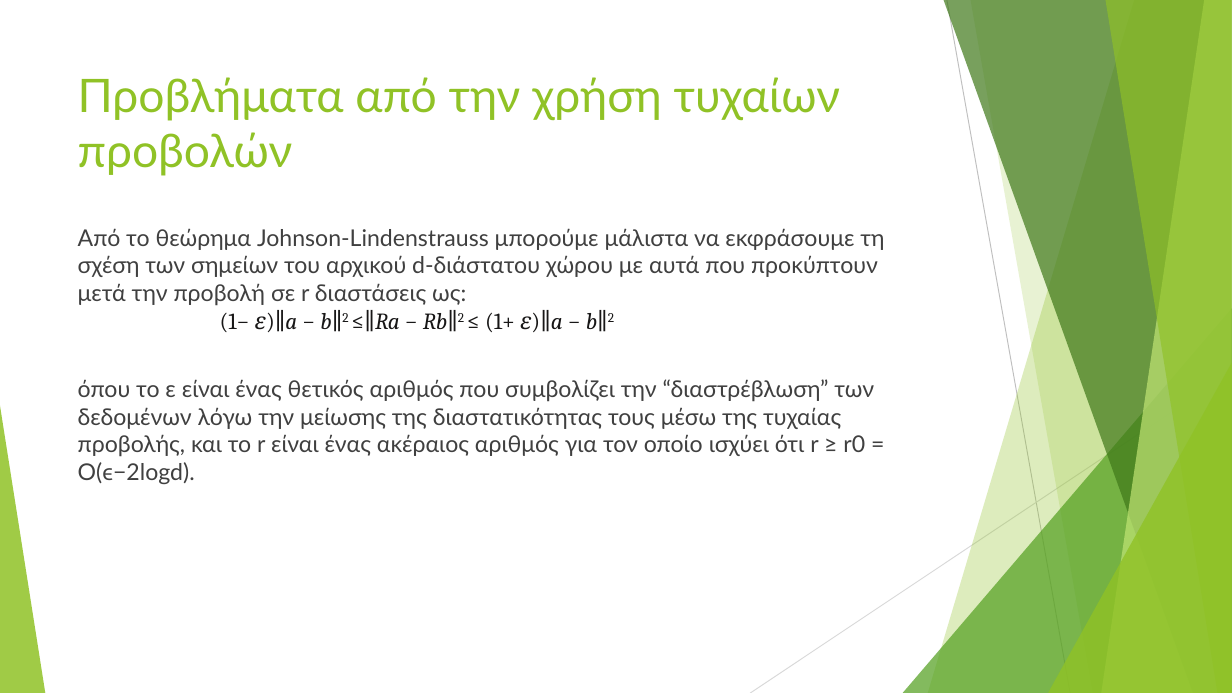
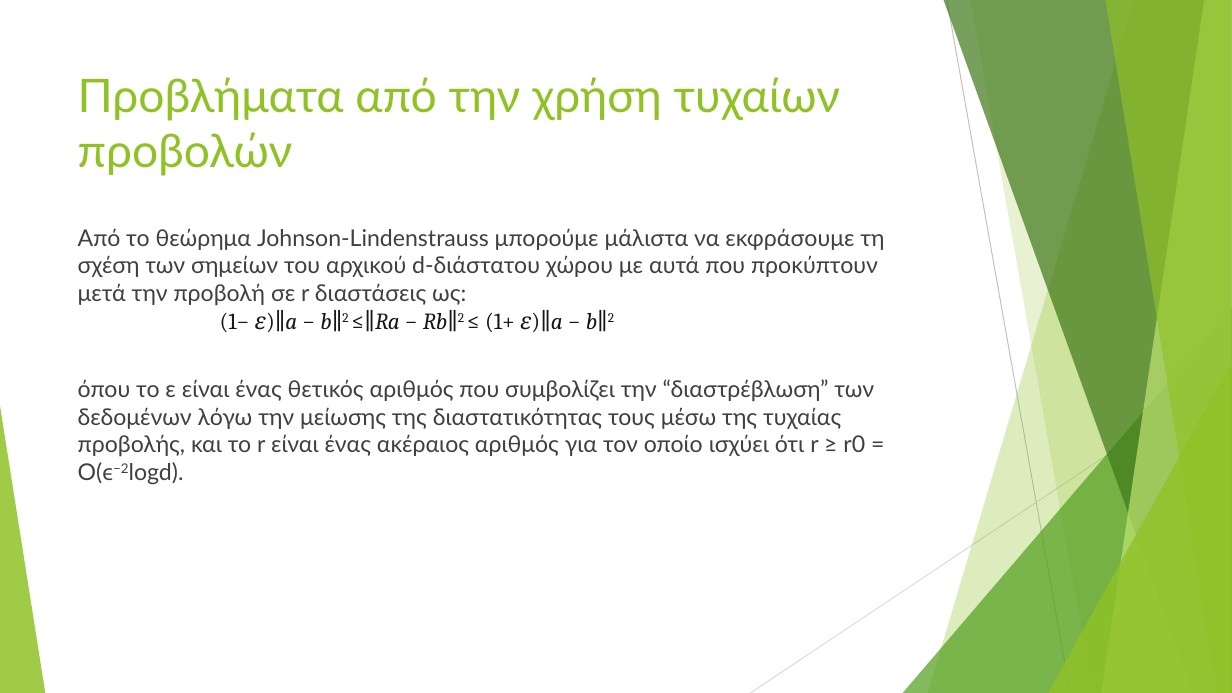
Before and after one commit to alexkalp486/kNN-JuliaGPU, a slide deck: slide 9 of doc/Thesis_Presentation.pptx. Drawn at 1232x693 pixels with LibreOffice and Linux fonts; fonts in the diff are those of the drawing. Boxes give left, top, right and bottom in pixels: in the first picture for what was removed or moved away, otherwise in the second. Text is boxed around its words. In the diff, an @@ line names an element or a change of style, - is before the commit and + after.

```diff
--- a/doc/Thesis_Presentation.pptx
+++ b/doc/Thesis_Presentation.pptx
@@ text at (78, 379, 874, 483): now superscript in "O(ϵ−2logd)." @@
```
Also in this commit, not shown: 4 other slides changed.
